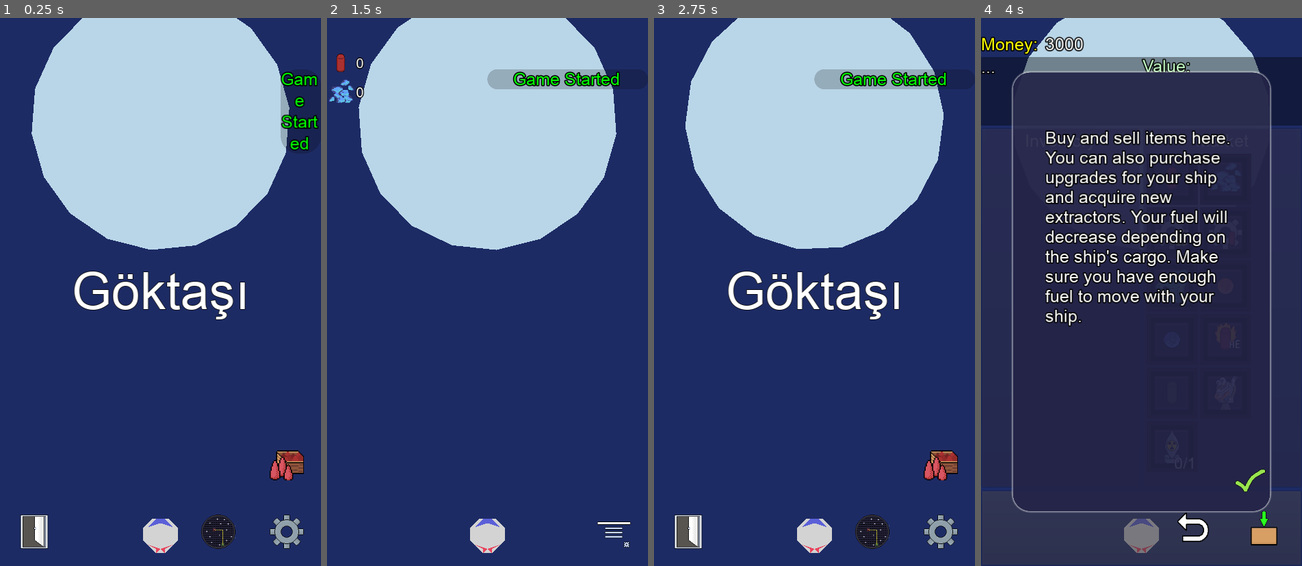
Above: before the commit, frames 1-4 (left to right).
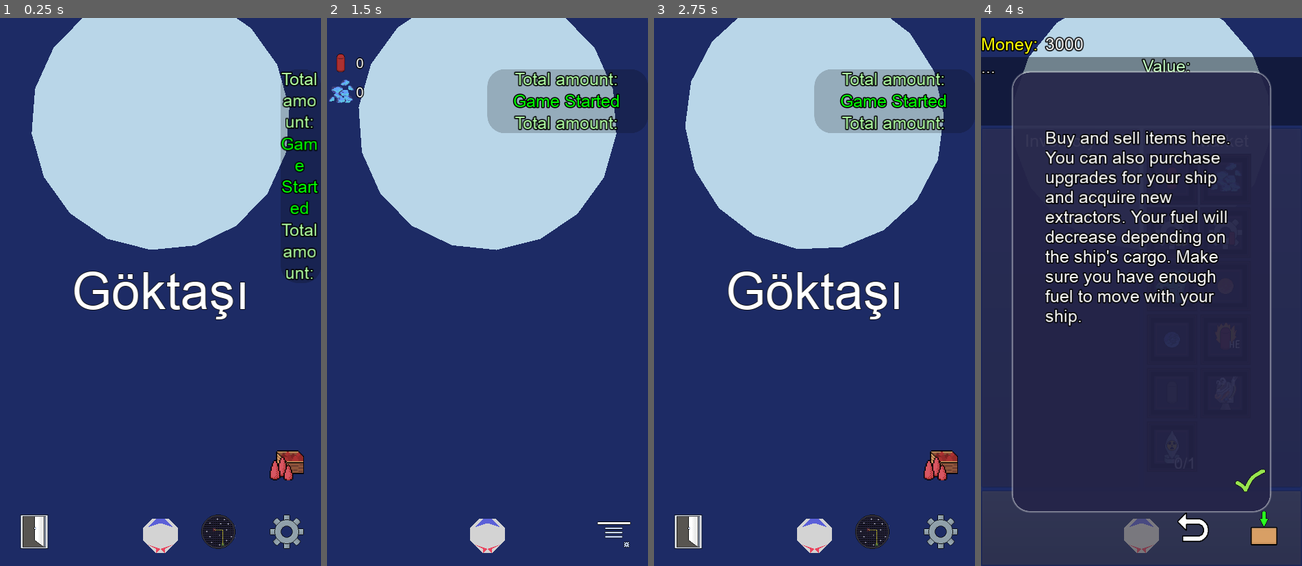
Above: after the commit, the same moments.

Repository: UmutSanci01/Goktasi-2
Game: Godot game, scene res://Main/Main.tscn
The game is run twice, just before and just after one commit, with the same random seed, the same clock (stepped at 60 frames per second) and the same inputs. The engine's default icon, where the game draws it, is replaced by a stand-in: a white triangle on a blue panel in a dark square.
Inputs (mouse positions are in pixels of both pictures, inside the frame that each line leads up to):
- Up to frame 1 (0.25 s): no input
- Up to frame 2 (1.5 s): click (487, 292) at 0.5 s; click (596, 478) at 1.25 s
- Up to frame 3 (2.75 s): click "Menu" at 2 s
- Up to frame 4 (4 s): click (1141, 292) at 2.75 s; click "Menu" at 3.5 s

The runs differ from the first frame. In frame 1, 2.0% of the frame differs, in the area x 87-100%, y 9-48%; in frame 2, 3.9%; in frame 3, 3.9%, in the area x 49-92%, y 9-21%; in frame 4, nothing differs.

Commit message:
Fix fuel consumption bug

Diff:
--- a/GUI/Change Galaxy Confirm Panel/ChangeGalaxyPanel.gd
+++ b/GUI/Change Galaxy Confirm Panel/ChangeGalaxyPanel.gd
@@ -5,7 +5,7 @@
 
 
 var player_fuel
-var base_fuel : int = 300
+var base_fuel : int = 150
 var remain_fuel : int = 0
 
 
--- a/Game/TimerConsumption.gd
+++ b/Game/TimerConsumption.gd
@@ -22,6 +22,8 @@
 	var load_ratio: float = float(total_items) / soft_capacity
 	var new_interval: float = base_interval / (1.0 + pow(load_ratio, 2.0))
 
+	InfoPanel.add_label("Total amount:", total_items)
+
 	new_interval = max(new_interval, min_interval)
 
 	var old_time_left = fuel_timer.time_left
--- a/Inventory/Inventory.gd
+++ b/Inventory/Inventory.gd
@@ -139,6 +139,7 @@
 	if item_num >= amount:
 		item_num -= amount
 		used_num = amount
+		total_amount -= amount
 
 		# tukenen esyayi temizledim
 		if item_num <= 0:
